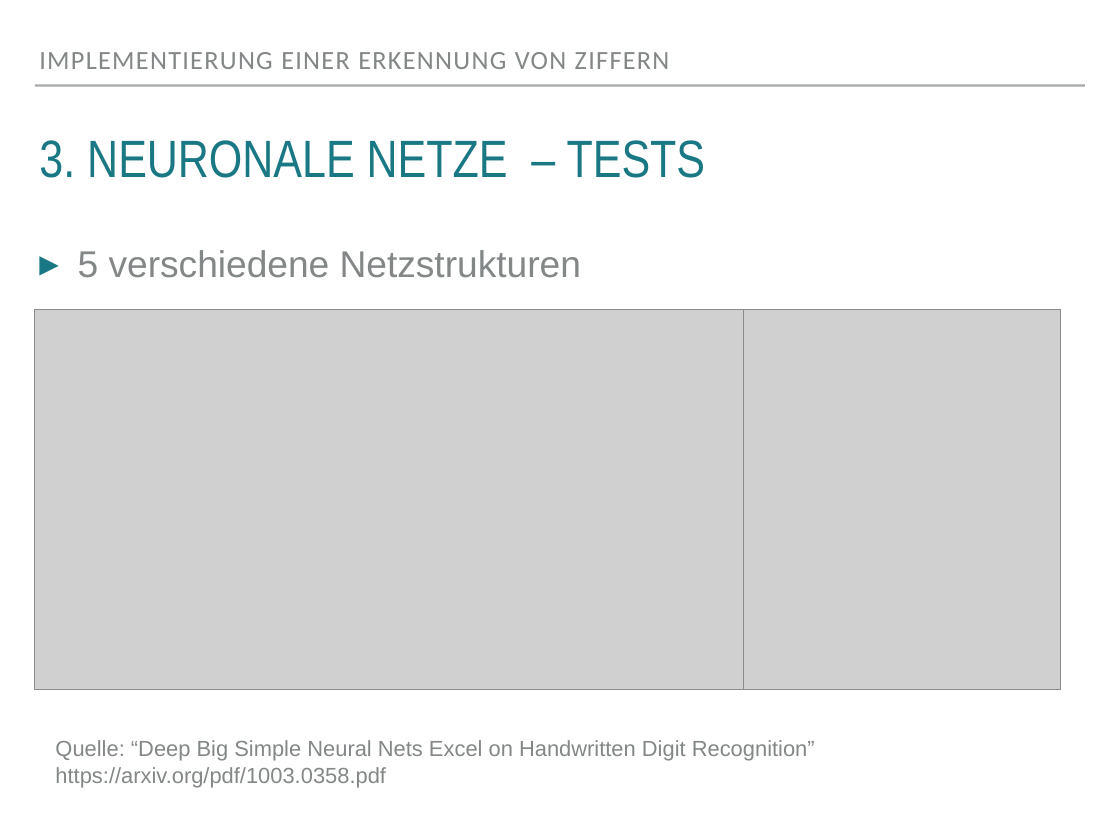
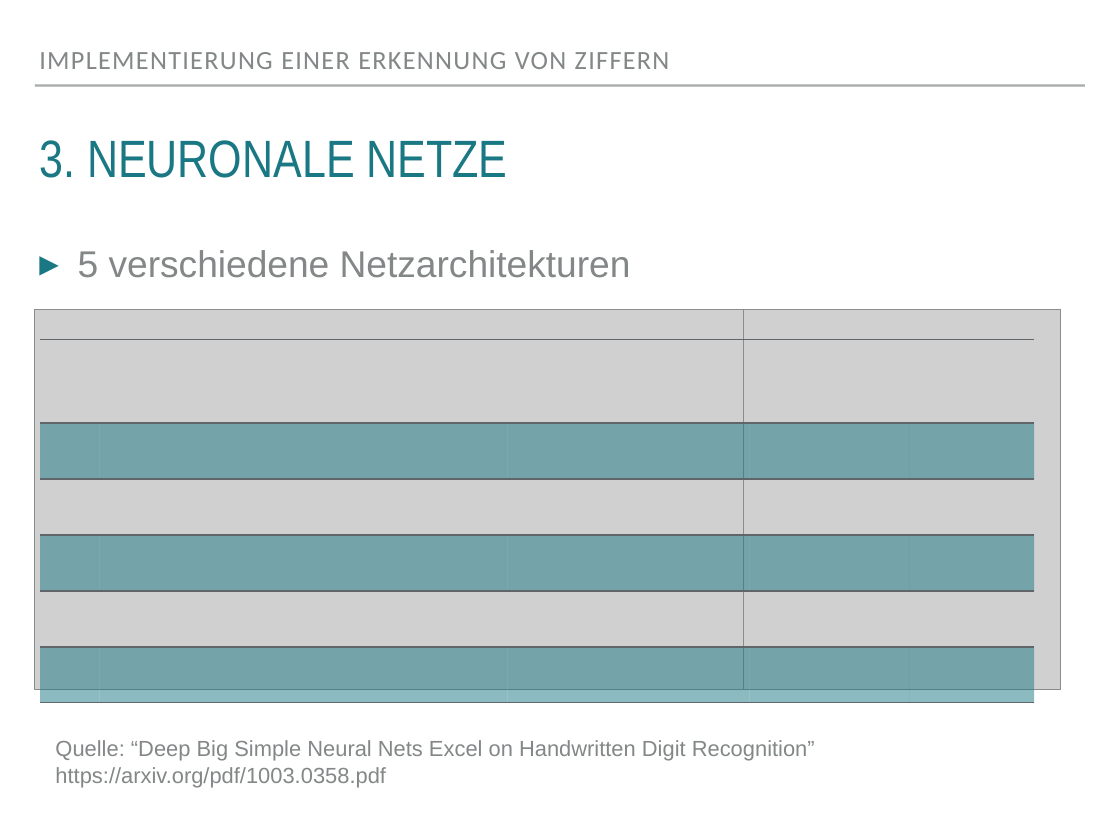
Before and after one commit to cataleya/isy-project, a slide deck: slide 8 of Auswertung, Präsi/isy_endpraese.pptx (slide 6 before the commit). Drawn at 1120x840 pixels with LibreOffice and Linux fonts; fonts in the diff are those of the drawing; grey boxes stand for pictures. Boxes give left, top, right and bottom in pixels: in the first picture for what was removed or moved away, otherwise in the second. Text is boxed around its words. In the diff, an @@ line names an element or a change of style, - is before the commit and + after.

```diff
--- a/Auswertung, Präsi/isy_endpraese.pptx
+++ b/Auswertung, Präsi/isy_endpraese.pptx
@@ title at bbox=[39, 140, 508, 178]: text changed @@
-3. NEURONALE NETZE – TESTS
+3. NEURONALE NETZE
@@ text at bbox=[78, 250, 631, 278]: text changed @@
-▸ 5 verschiedene Netzstrukturen
+▸ 5 verschiedene Netzarchitekturen
@@ table added at bbox=[40, 339, 1034, 638], 6 rows, 5 columns @@
+ |  |  |  | 
+ |  |  |  | 
+ |  |  |  | 
+ |  |  |  | 
+ |  |  |  | 
+ |  |  |  | 
```
Also in this commit, not shown: 12 other slides changed, 6 slides added, 1 slide removed, 2 other files.
